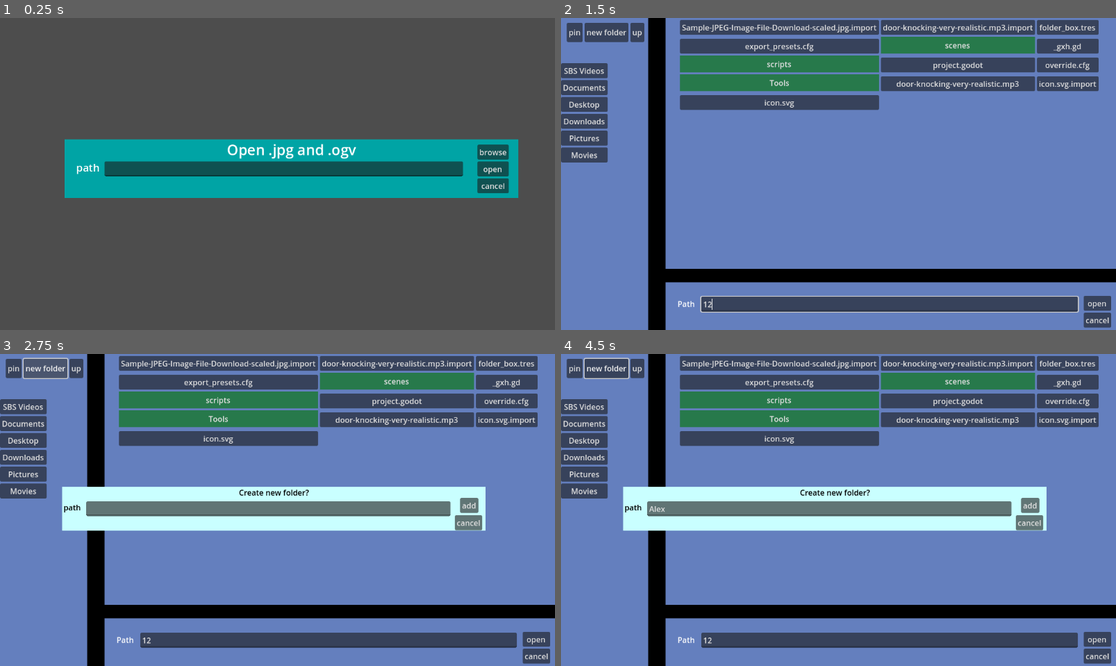
Above: before the commit, frames 1-4 (two rows, left to right).
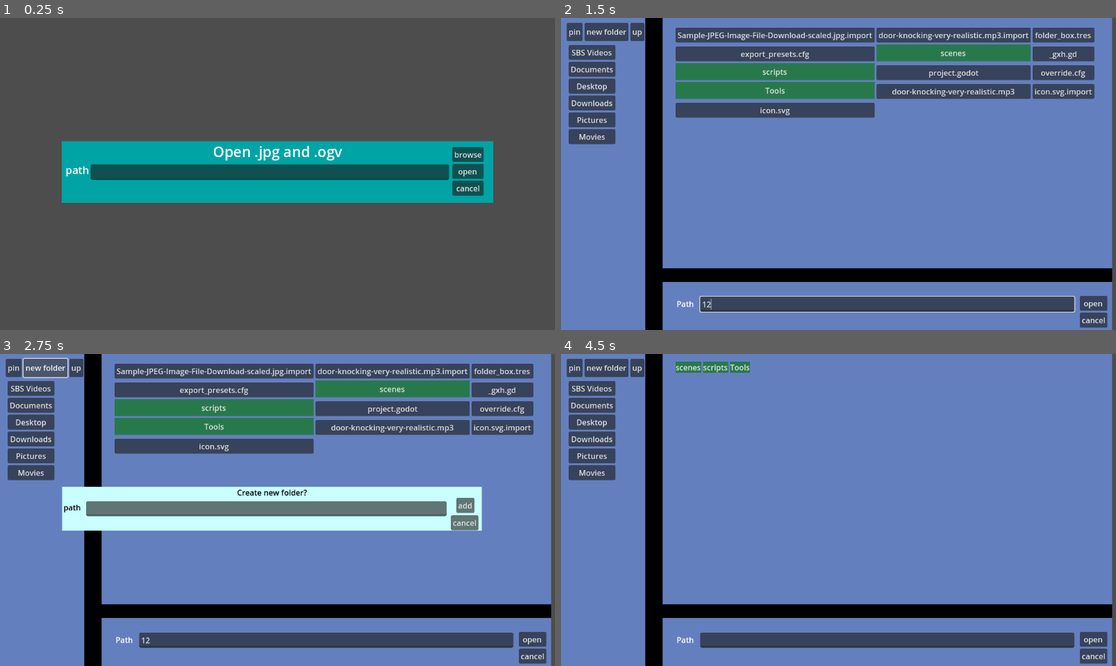
Above: after the commit, the same moments.

Repository: Muhammad-Hazimi-Yusri/COMP3200
Game: Godot game, scene res://scenes/main.tscn
The game is run twice, just before and just after one commit, with the same random seed, the same clock (stepped at 60 frames per second) and the same inputs.
Inputs (mouse positions are in pixels of both pictures, inside the frame that each line leads up to):
- Up to frame 1 (0.25 s): no input
- Up to frame 2 (1.5 s): click "browse" at 0.5 s; click (888, 305) at 1.27 s; type "12" at 1.35 s
- Up to frame 3 (2.75 s): click "new folder" at 2 s
- Up to frame 4 (4.5 s): click (827, 510) at 2.77 s; type "Alex" at 2.85 s; click "new folder" at 3.5 s; click "open" at 4.25 s

The runs differ from the first frame. In frame 1, 6.2% of the frame differs, in the area x 11-94%, y 38-60%; in frame 2, 19%; in frame 3, 19%; in frame 4, 33%, in the area x 0-100%, y 0-100%.

Commit message:
fix layout and aspect ratio thing

Diff:
--- a/Software_Game/2D file browser and viewer/scenes/file_explorer.tscn
+++ b/Software_Game/2D file browser and viewer/scenes/file_explorer.tscn
@@ -9,20 +9,15 @@
 font_color = Color(0, 0, 0, 1)
 
 [node name="file explorer" type="ColorRect"]
-anchors_preset = 8
-anchor_left = 0.5
-anchor_top = 0.5
-anchor_right = 0.5
-anchor_bottom = 0.5
-offset_left = -576.0
-offset_top = -324.0
-offset_right = 576.0
-offset_bottom = 324.0
-grow_horizontal = 2
-grow_vertical = 2
+anchors_preset = 15
+anchor_right = 1.0
+anchor_bottom = 1.0
+grow_horizontal = 2
+grow_vertical = 2
+size_flags_horizontal = 3
+size_flags_vertical = 3
 color = Color(0.392157, 0.498039, 0.745098, 1)
 script = ExtResource("1_iqnrs")
-metadata/_edit_use_anchors_ = true
 
 [node name="beauty" type="Control" parent="."]
 layout_mode = 1
@@ -35,34 +30,39 @@
 
 [node name="ColorRect" type="ColorRect" parent="beauty"]
 layout_mode = 1
-anchors_preset = 9
+anchors_preset = -1
+anchor_left = 0.152778
+anchor_right = 0.184
 anchor_bottom = 1.0
-offset_left = 181.0
-offset_right = 217.0
+offset_right = 0.0319824
 grow_vertical = 2
 color = Color(0, 0, 0, 1)
+metadata/_edit_use_anchors_ = true
 
 [node name="ColorRect2" type="ColorRect" parent="beauty"]
 layout_mode = 1
-anchors_preset = 12
-anchor_top = 1.0
-anchor_right = 1.0
-anchor_bottom = 1.0
-offset_left = 184.0
-offset_top = -127.0
-offset_bottom = -99.0
+anchors_preset = -1
+anchor_left = 0.167
+anchor_top = 0.815
+anchor_right = 1.0
+anchor_bottom = 0.839506
+offset_left = -0.384018
+offset_top = -8.12006
+offset_bottom = 4.0
 grow_horizontal = 2
 grow_vertical = 0
 color = Color(0, 0, 0, 1)
+metadata/_edit_use_anchors_ = true
 
 [node name="ScrollContainer" type="ScrollContainer" parent="."]
 layout_mode = 1
-anchors_preset = 1
-anchor_left = 1.0
-anchor_right = 1.0
-offset_left = -905.0
-offset_bottom = 492.0
+anchors_preset = -1
+anchor_left = 0.208333
+anchor_top = 0.0246914
+anchor_right = 0.986111
+anchor_bottom = 0.765432
 grow_horizontal = 0
+metadata/_edit_use_anchors_ = true
 
 [node name="GridContainer" type="GridContainer" parent="ScrollContainer"]
 layout_mode = 2
@@ -72,21 +72,31 @@
 
 [node name="pinned" type="ScrollContainer" parent="."]
 layout_mode = 1
-anchors_preset = 9
-anchor_bottom = 1.0
-offset_top = 94.0
-offset_right = 179.0
+anchors_preset = -1
+anchor_left = 0.014
+anchor_top = 0.086
+anchor_right = 0.146
+anchor_bottom = 0.938
+offset_left = -0.128
+offset_top = 0.271999
+offset_right = -0.192017
+offset_bottom = 2.17596
 grow_vertical = 2
 
 [node name="pinned_container" type="GridContainer" parent="pinned"]
 layout_mode = 2
 
 [node name="special" type="HBoxContainer" parent="."]
-layout_mode = 0
-offset_left = 12.0
-offset_top = 10.0
-offset_right = 173.0
-offset_bottom = 50.0
+layout_mode = 1
+anchors_preset = -1
+anchor_left = 0.01
+anchor_top = 0.015
+anchor_right = 0.146
+anchor_bottom = 0.062
+offset_left = 0.48
+offset_top = 0.28
+offset_right = 4.80798
+offset_bottom = 7.824
 
 [node name="pin" type="Button" parent="special"]
 layout_mode = 2
@@ -102,32 +112,43 @@
 text = "up"
 
 [node name="name" type="Label" parent="."]
-layout_mode = 0
-offset_left = 242.0
-offset_top = 582.0
-offset_right = 282.0
-offset_bottom = 608.0
+layout_mode = 1
+anchors_preset = -1
+anchor_left = 0.227
+anchor_top = 0.918
+anchor_right = 0.227
+anchor_bottom = 0.918
+offset_left = -19.504
+offset_top = -12.864
+offset_right = 20.496
+offset_bottom = 13.136
 text = "Path"
 
 [node name="path" type="LineEdit" parent="."]
 layout_mode = 1
-anchors_preset = 12
-anchor_top = 1.0
-anchor_right = 1.0
-anchor_bottom = 1.0
-offset_left = 291.0
-offset_top = -69.0
-offset_right = -79.0
-offset_bottom = -38.0
+anchors_preset = -1
+anchor_left = 0.253
+anchor_top = 0.894
+anchor_right = 0.931
+anchor_bottom = 0.941
+offset_left = -0.456024
+offset_top = -0.312012
+offset_right = 0.487915
+offset_bottom = 0.231995
 grow_horizontal = 2
 grow_vertical = 0
 
 [node name="actions" type="VBoxContainer" parent="."]
-layout_mode = 0
-offset_left = 1085.0
-offset_top = 577.0
-offset_right = 1142.0
-offset_bottom = 643.0
+layout_mode = 1
+anchors_preset = -1
+anchor_left = 0.967
+anchor_top = 0.941
+anchor_right = 0.967
+anchor_bottom = 0.941
+offset_left = -28.9841
+offset_top = -32.768
+offset_right = 28.0159
+offset_bottom = 33.232
 
 [node name="open" type="Button" parent="actions"]
 layout_mode = 2
--- a/Software_Game/2D file browser and viewer/scenes/file_open.tscn
+++ b/Software_Game/2D file browser and viewer/scenes/file_open.tscn
@@ -3,10 +3,15 @@
 [ext_resource type="Script" path="res://scripts/file_open.gd" id="1_3guuf"]
 
 [node name="file open" type="ColorRect"]
-anchors_preset = 10
-anchor_right = 1.0
-offset_right = -210.0
-offset_bottom = 122.0
+anchors_preset = -1
+anchor_left = 0.111
+anchor_top = 0.395
+anchor_right = 0.889
+anchor_bottom = 0.583
+offset_left = 0.127991
+offset_top = 0.0399933
+offset_right = -0.128052
+offset_bottom = 0.216003
 grow_horizontal = 2
 color = Color(0, 0.643137, 0.647059, 1)
 script = ExtResource("1_3guuf")
@@ -14,12 +19,13 @@
 
 [node name="title" type="Label" parent="."]
 layout_mode = 1
-anchors_preset = 5
-anchor_left = 0.5
-anchor_right = 0.5
-offset_left = -31.0
-offset_right = 31.0
-offset_bottom = 45.0
+anchors_preset = -1
+anchor_left = 0.465
+anchor_right = 0.535
+anchor_bottom = 0.328
+offset_left = 0.359985
+offset_right = -0.360016
+offset_bottom = 4.984
 grow_horizontal = 2
 theme_override_font_sizes/font_size = 30
 text = "Title
@@ -27,13 +33,15 @@
 
 [node name="name" type="Label" parent="."]
 layout_mode = 1
-anchors_preset = 4
-anchor_top = 0.5
-anchor_bottom = 0.5
-offset_left = 24.0
-offset_top = -18.0
-offset_right = 75.0
-offset_bottom = 17.0
+anchors_preset = -1
+anchor_left = 0.018
+anchor_top = 0.369
+anchor_right = 0.062
+anchor_bottom = 0.59
+offset_left = -8.128
+offset_top = -3.018
+offset_right = 3.448
+offset_bottom = 5.02
 grow_vertical = 2
 theme_override_font_sizes/font_size = 22
 text = "path
@@ -41,27 +49,29 @@
 
 [node name="path" type="LineEdit" parent="."]
 layout_mode = 1
-anchors_preset = 8
-anchor_left = 0.5
-anchor_top = 0.5
-anchor_right = 0.5
-anchor_bottom = 0.5
-offset_left = -388.0
-offset_top = -15.0
-offset_right = 356.0
-offset_bottom = 16.0
+anchors_preset = -1
+anchor_left = 0.071
+anchor_top = 0.393
+anchor_right = 0.897
+anchor_bottom = 0.59
+offset_left = -3.616
+offset_top = -1.946
+offset_right = 0.287964
+offset_bottom = 5.02
 grow_horizontal = 2
 grow_vertical = 2
 
 [node name="VBoxContainer" type="VBoxContainer" parent="."]
 layout_mode = 1
-anchors_preset = 1
-anchor_left = 1.0
-anchor_right = 1.0
-offset_left = -85.0
-offset_top = 11.0
-offset_right = -20.0
-offset_bottom = 112.0
+anchors_preset = -1
+anchor_left = 0.905
+anchor_top = 0.09
+anchor_right = 0.973
+anchor_bottom = 0.918
+offset_left = 0.119995
+offset_top = 0.0199995
+offset_right = 4.19196
+offset_bottom = 0.0039978
 grow_horizontal = 0
 
 [node name="browse" type="Button" parent="VBoxContainer"]
--- a/Software_Game/2D file browser and viewer/scenes/main.tscn
+++ b/Software_Game/2D file browser and viewer/scenes/main.tscn
@@ -7,9 +7,14 @@
 
 [node name="main" type="Control"]
 layout_mode = 3
-anchors_preset = 15
-anchor_right = 1.0
-anchor_bottom = 1.0
+anchor_left = 0.111
+anchor_top = 0.395
+anchor_right = 0.889
+anchor_bottom = 0.593
+offset_left = -127.872
+offset_top = -255.96
+offset_right = 119.872
+offset_bottom = 263.736
 grow_horizontal = 2
 grow_vertical = 2
 size_flags_horizontal = 0
@@ -19,12 +24,53 @@
 
 [node name="file open" parent="." instance=ExtResource("1_7k0lu")]
 layout_mode = 1
-offset_left = 134.0
-offset_top = 252.0
+anchor_left = 0.111964
+anchor_top = 0.0154321
+anchor_right = 0.961769
+anchor_bottom = 0.593
+offset_left = -0.0863342
+offset_top = 246.0
 offset_right = -76.0
-offset_bottom = 374.0
+offset_bottom = -0.264038
 Title = "Open .jpg and .ogv"
 limited = ["jpg", "ogv"]
+
+[node name="PlaybackControls" parent="." instance=ExtResource("3_pj77f")]
+unique_name_in_owner = true
+visible = false
+layout_mode = 1
+anchors_preset = -1
+anchor_right = 1.007
+offset_right = -0.00805664
+
+[node name="Screen" type="TextureRect" parent="PlaybackControls"]
+visible = false
+layout_mode = 1
+anchors_preset = -1
+anchor_left = 0.035
+anchor_top = 0.017
+anchor_right = 0.958
+anchor_bottom = 0.938
+offset_left = -0.32
+offset_top = -3.016
+offset_right = 3.38391
+offset_bottom = 0.175964
+grow_horizontal = 2
+grow_vertical = 2
+expand_mode = 3
+stretch_mode = 5
+script = ExtResource("4_88qjp")
+
+[node name="VideoPlayer" type="VideoStreamPlayer" parent="PlaybackControls/Screen"]
+layout_mode = 1
+anchors_preset = 15
+anchor_right = 1.0
+anchor_bottom = 1.0
+grow_horizontal = 2
+grow_vertical = 2
+size_flags_horizontal = 3
+expand = true
+metadata/_edit_use_anchors_ = true
 
 [node name="ImageDisplay" type="TextureRect" parent="."]
 visible = false
@@ -37,41 +83,17 @@
 
 [node name="image_disp_button" type="Button" parent="ImageDisplay"]
 layout_mode = 1
-anchors_preset = 1
-anchor_left = 1.0
-anchor_right = 1.0
-offset_left = -44.0
-offset_top = 11.0
-offset_right = -10.0
-offset_bottom = 42.0
+anchors_preset = -1
+anchor_left = 0.962
+anchor_top = 0.017
+anchor_right = 0.993
+anchor_bottom = 0.065
+offset_left = -0.224121
+offset_top = -0.0160007
+offset_right = 0.0639648
+offset_bottom = -0.120003
 grow_horizontal = 0
 text = "X"
 
-[node name="PlaybackControls" parent="." instance=ExtResource("3_pj77f")]
-unique_name_in_owner = true
-visible = false
-layout_mode = 1
-
-[node name="Screen" type="TextureRect" parent="PlaybackControls"]
-visible = false
-layout_mode = 1
-anchors_preset = -1
-anchor_right = 1.0
-anchor_bottom = 0.932099
-grow_horizontal = 2
-grow_vertical = 2
-script = ExtResource("4_88qjp")
-metadata/_edit_use_anchors_ = true
-
-[node name="VideoPlayer" type="VideoStreamPlayer" parent="PlaybackControls/Screen"]
-layout_mode = 1
-anchors_preset = 15
-anchor_right = 1.0
-anchor_bottom = 1.0
-grow_horizontal = 2
-grow_vertical = 2
-size_flags_horizontal = 3
-metadata/_edit_use_anchors_ = true
-
 [connection signal="open" from="file open" to="." method="_on_file_open_dialog_open"]
 [connection signal="pressed" from="ImageDisplay/image_disp_button" to="." method="_on_image_disp_button_pressed"]
--- a/Software_Game/2D file browser and viewer/scripts/Screen.gd
+++ b/Software_Game/2D file browser and viewer/scripts/Screen.gd
@@ -22,6 +22,10 @@
 	#$VideoPlayer.stream = load("E:/OneDrive - University of Southampton/COURSES/Y3/COMP3200 Individual Project/Software_Processing/Combined-pipeline/Samples-testing-8-march/output/videos/test.ogv")  # Replace with your video file path
 	$VideoPlayer.show()
 	self.show()
+
+	#resize to fit current window size
+	$Screen
+
 	$VideoPlayer.play()
 
 	# Wait 0.1 seconds then connect the video texture to the surface
--- a/Software_Game/2D file browser and viewer/scripts/main.gd
+++ b/Software_Game/2D file browser and viewer/scripts/main.gd
@@ -8,11 +8,15 @@
 	pass
 
 func _on_file_open_dialog_open(path: String):
+	var window_size = get_viewport_rect().size
+	print_debug("Window size is: x="+str(window_size.x)+", y="+str(window_size.y))
 	if path.get_extension() == "jpg":
 		var image = Image.load_from_file(path)
 		var texture = ImageTexture.create_from_image(image)
 		print_debug("path is:" + path)
 		#var texture = load("res://Sample-JPEG-Image-File-Download-scaled.jpg")
+		texture.set_size_override(window_size)
+
 		image_display.texture = texture
 		image_display.show()
 		print_debug("HI")
@@ -23,7 +27,5 @@
 		$PlaybackControls.show()
 		pass
 
-
-
 func _on_image_disp_button_pressed():
 	image_display.hide()
Not shown, changed: Software_Game/2D file browser and viewer/2d File Browser And Viewer.pck
